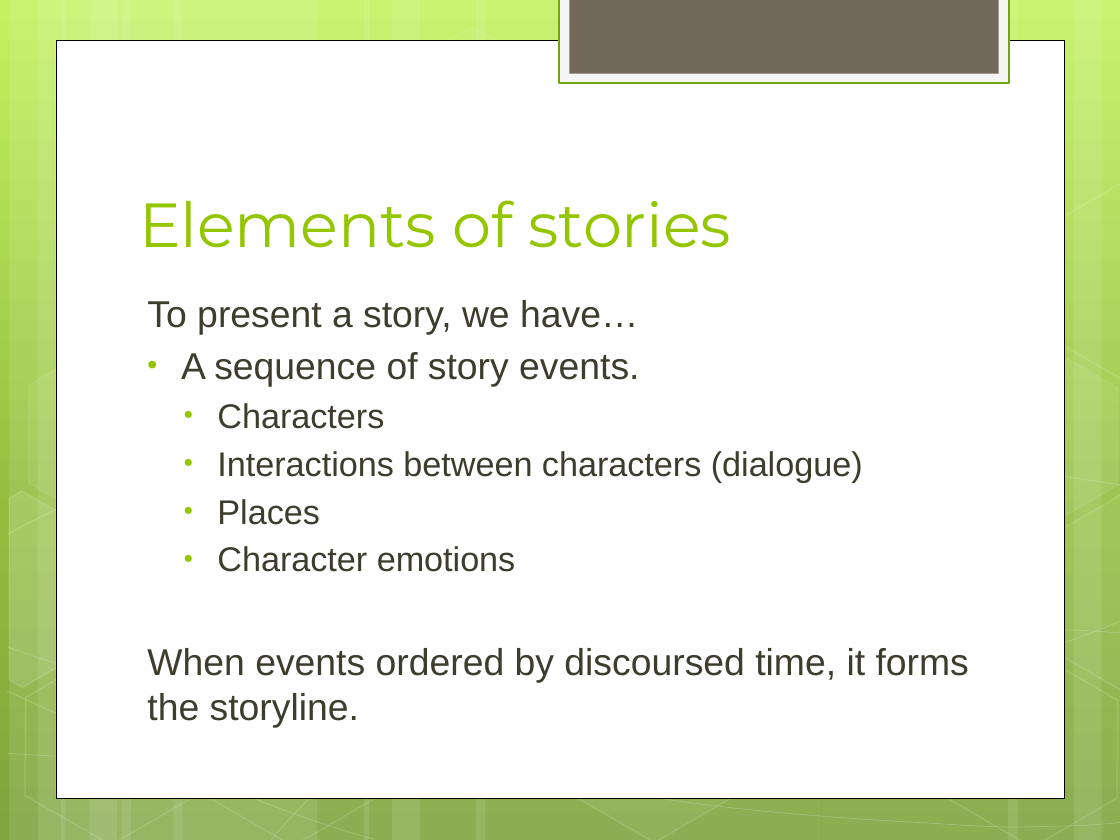
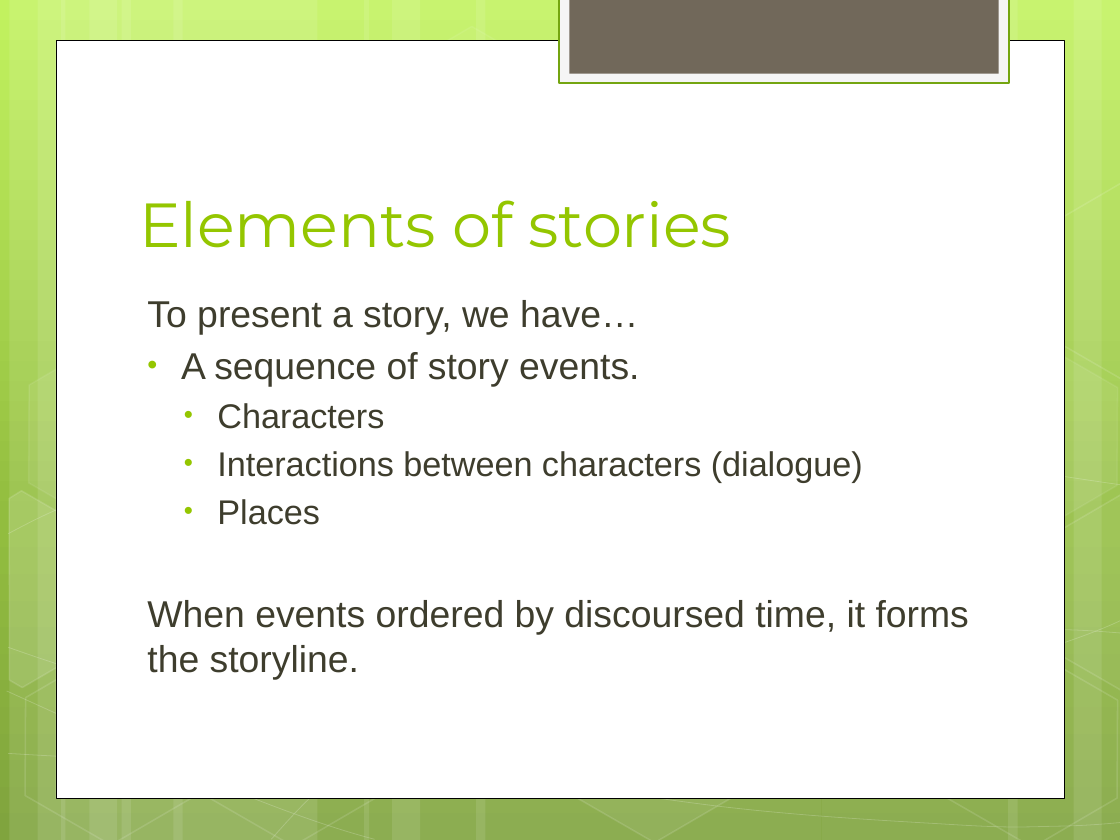
Before and after one commit to RimiChen/2016_V_SET, a slide deck: slide 5 of V-SET_v2_Final_Project.pptx (slide 4 before the commit). Drawn at 1120x840 pixels with LibreOffice and Linux fonts; fonts in the diff are those of the drawing. Boxes give left, top, right and bottom in pixels: in the first picture for what was removed or moved away, otherwise in the second. Text is boxed around its words. In the diff, an @@ line names an element or a change of style, - is before the commit and + after.

```diff
--- a/V-SET_v2_Final_Project.pptx
+++ b/V-SET_v2_Final_Project.pptx
@@ text at (x1=217, y1=546, x2=516, y2=572): paragraph removed @@
-  • Character emotions
```
Also in this commit, not shown: 4 other slides changed, 7 slides added, 3 slides removed, 45 other files.
